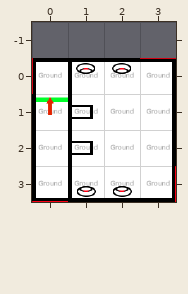
Tiled map: CassiopeeUnity/Assets/Worlds/Cassiopee/Data/AkaZone.tmx. Above is the file before it was changed.
Cells are 50x50 px. Shown: x 0..3, y -1..3.
After the commit:
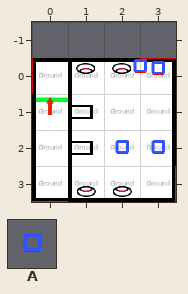
Key: from "Deco": A 6 "object".
Objects are placed by their top-left corner, in cells (3,4 is the top-left corner of cell 3,4); size is 1x1 cell unless given.
Commit: intro style et enigme qui fonctionne
Change:
Layer "Floor 0/Enigmes" (added):
A new object: A "Two" at 2.5,-0.3.
A new object: A "One" at 3,-0.2.
A new object: A "Three" at 3,2.
A new object: A "Four" at 2,2.
Boxes around the changes in both pictures, in picture pixels (x1, y1, x2, y2):
added: (133, 59, 165, 75)
added: (115, 140, 165, 154)
